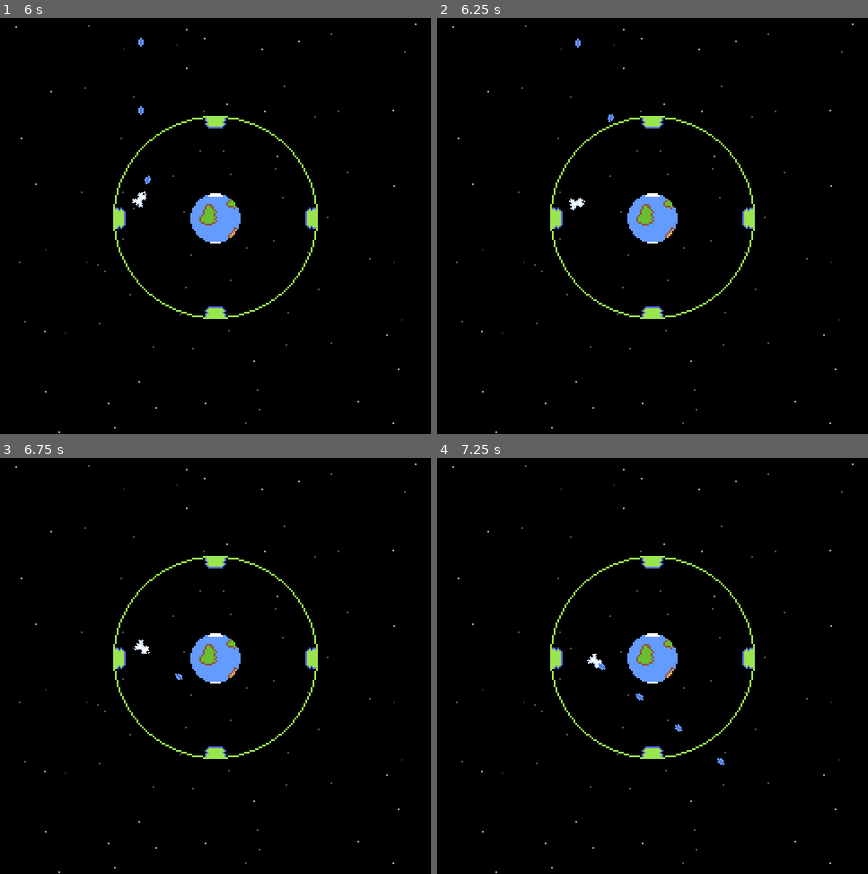
Above: before the commit, frames 1-4 (two rows, left to right).
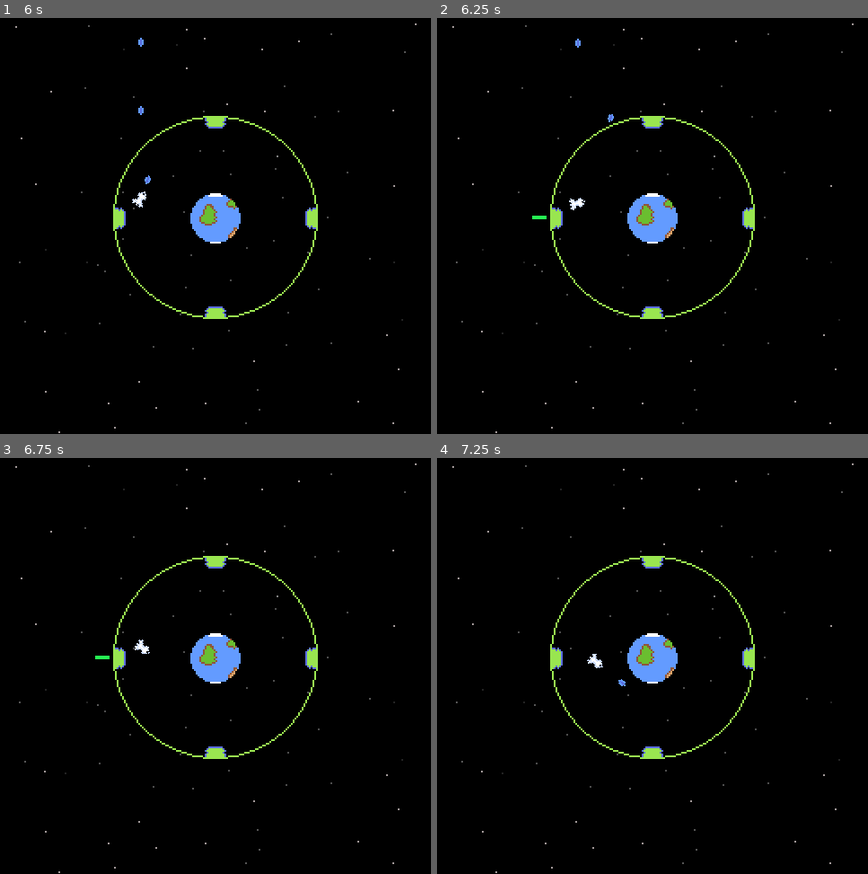
Above: after the commit, the same moments.

Repository: FluffySpectre/ld54
Game: Godot game, scene res://main.tscn
Two runs of this game, one before a commit and one after it. Both use one fixed random seed, a clock stepped at 60 frames per second and the inputs below.
Inputs:
- Up to frame 1 (6 s): hold D (right) 0.53-1.28 s; hold Space (shoot) 0.53-1.28 s; hold S (down) 1.28-2.03 s; tap Space (shoot) every 1.5 s from 1.35 to 5.85 s; hold D (right) 2.03-2.78 s; hold Space (shoot) 2.03-2.78 s; hold W (up) 2.78-3.53 s; hold Space (shoot) 3.53-4.28 s; hold A (left) 3.53-5.03 s; hold S (down) 5.03-5.78 s; hold Space (shoot) 5.03-5.78 s; hold D (right) from 5.78 s (still down)
- Up to frame 2 (6.25 s): keep holding D (right)
- Up to frame 3 (6.75 s): release D (right) at 6.53 s; hold W (up) from 6.53 s (still down); hold Space (shoot) from 6.53 s (still down)
- Up to frame 4 (7.25 s): keep holding W (up); keep holding Space (shoot)

Frame 1 is identical in both runs. In frame 2, less than 0.1% of the frame differs, in the area x 22-26%, y 47-49%; in frame 3, less than 0.1%; in frame 4, 0.1%, in the area x 37-67%, y 49-74%.

Commit message:
Show healthbar of generator when nearby + export change

Diff:
--- a/LD54/main.tscn
+++ b/LD54/main.tscn
@@ -7,8 +7,9 @@
 [ext_resource type="Texture2D" uid="uid://c7autclyhcodj" path="res://sprites/spaceship.png" id="3_ou4wy"]
 [ext_resource type="Script" path="res://scripts/PlayerShooting.gd" id="5_sdv1g"]
 [ext_resource type="PackedScene" uid="uid://bbbe7euu3tloe" path="res://projectiles/laserbolt.tscn" id="6_asu0g"]
+[ext_resource type="Script" path="res://scripts/SimpleAnimatedSprite.gd" id="8_y7dsl"]
+[ext_resource type="Script" path="res://scripts/FixingArea.gd" id="9_qeg6g"]
 [ext_resource type="Script" path="res://scripts/Generator.gd" id="9_ynxr8"]
-[ext_resource type="Script" path="res://FixingArea.gd" id="11_tihfq"]
 [ext_resource type="PackedScene" uid="uid://by0c6ykjehcph" path="res://game/wave_spawner.tscn" id="11_ub5m3"]
 [ext_resource type="Script" path="res://scripts/Health.gd" id="11_wncrr"]
 [ext_resource type="Texture2D" uid="uid://kqxovnytqbtb" path="res://sprites/white.png" id="12_aioo0"]
@@ -18,7 +19,6 @@
 [ext_resource type="FontFile" uid="uid://c1it7gg0i1g37" path="res://ui/PixelifySans-VariableFont_wght.ttf" id="13_pciup"]
 [ext_resource type="Script" path="res://scripts/UIFadingCanvasItem.gd" id="14_7myug"]
 [ext_resource type="Texture2D" uid="uid://yupktqtxh1w" path="res://sprites/fix_marker.png" id="18_olrd0"]
-[ext_resource type="Script" path="res://SimpleAnimatedSprite.gd" id="18_p8idq"]
 
 [sub_resource type="CircleShape2D" id="CircleShape2D_l7r4u"]
 radius = 114.0
@@ -112,13 +112,13 @@
 position = Vector2(0, -19)
 texture = ExtResource("18_olrd0")
 hframes = 2
-script = ExtResource("18_p8idq")
+script = ExtResource("8_y7dsl")
 
 [node name="FixingArea" type="Area2D" parent="ShieldGenerators/GeneratorNorth"]
 position = Vector2(0, 15)
 collision_layer = 2048
 collision_mask = 2048
-script = ExtResource("11_tihfq")
+script = ExtResource("9_qeg6g")
 
 [node name="CollisionShape2D" type="CollisionShape2D" parent="ShieldGenerators/GeneratorNorth/FixingArea"]
 shape = SubResource("RectangleShape2D_uis4n")
@@ -168,7 +168,7 @@
 rotation = -1.5708
 collision_layer = 2048
 collision_mask = 2048
-script = ExtResource("11_tihfq")
+script = ExtResource("9_qeg6g")
 
 [node name="CollisionShape2D" type="CollisionShape2D" parent="ShieldGenerators/GeneratorEast/FixingArea"]
 shape = SubResource("RectangleShape2D_uis4n")
@@ -183,7 +183,7 @@
 rotation = -1.5708
 texture = ExtResource("18_olrd0")
 hframes = 2
-script = ExtResource("18_p8idq")
+script = ExtResource("8_y7dsl")
 
 [node name="FixBar" type="Sprite2D" parent="ShieldGenerators/GeneratorEast"]
 position = Vector2(-1.129, -20)
@@ -223,7 +223,7 @@
 position = Vector2(0, -13)
 collision_layer = 2048
 collision_mask = 2048
-script = ExtResource("11_tihfq")
+script = ExtResource("9_qeg6g")
 
 [node name="CollisionShape2D" type="CollisionShape2D" parent="ShieldGenerators/GeneratorSouth/FixingArea"]
 shape = SubResource("RectangleShape2D_uis4n")
@@ -237,7 +237,7 @@
 position = Vector2(0, 23)
 texture = ExtResource("18_olrd0")
 hframes = 2
-script = ExtResource("18_p8idq")
+script = ExtResource("8_y7dsl")
 
 [node name="FixBar" type="Sprite2D" parent="ShieldGenerators/GeneratorSouth"]
 position = Vector2(0, 22)
@@ -278,7 +278,7 @@
 rotation = -1.5708
 collision_layer = 2048
 collision_mask = 2048
-script = ExtResource("11_tihfq")
+script = ExtResource("9_qeg6g")
 
 [node name="CollisionShape2D" type="CollisionShape2D" parent="ShieldGenerators/GeneratorWest/FixingArea"]
 shape = SubResource("RectangleShape2D_uis4n")
@@ -293,7 +293,7 @@
 rotation = -1.5708
 texture = ExtResource("18_olrd0")
 hframes = 2
-script = ExtResource("18_p8idq")
+script = ExtResource("8_y7dsl")
 
 [node name="FixBar" type="Sprite2D" parent="ShieldGenerators/GeneratorWest"]
 position = Vector2(-0.999924, 21)
--- a/LD54/scripts/Generator.gd
+++ b/LD54/scripts/Generator.gd
@@ -34,12 +34,11 @@
 		ring_sprite.modulate = Color("#333333")
 
 	# fixing
-	if health.health < health.max_health:
-		fix_area_shape.disabled = false
-	else:
-		fix_area_shape.disabled = true
+	fix_bar.visible = false
 
-	fix_bar.visible = false
+	if can_be_fixed and health.health == health.max_health:
+		fix_bar.visible = true
+		fix_bar_bar.scale.x = health.health / health.max_health
 
 	if can_be_fixed and health.health < health.max_health:
 		show_fix_marker()
Not shown, changed: LD54/export_presets.cfg
Renamed: LD54/FixingArea.gd -> LD54/scripts/FixingArea.gd
Renamed: LD54/SimpleAnimatedSprite.gd -> LD54/scripts/SimpleAnimatedSprite.gd
